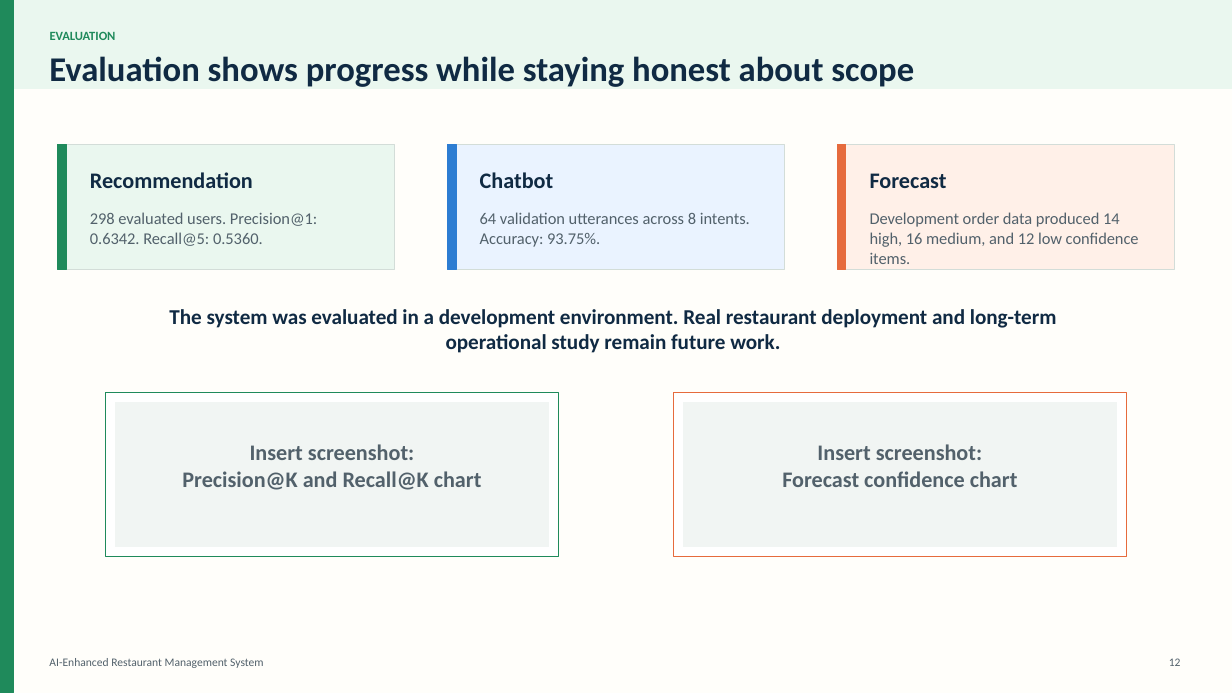
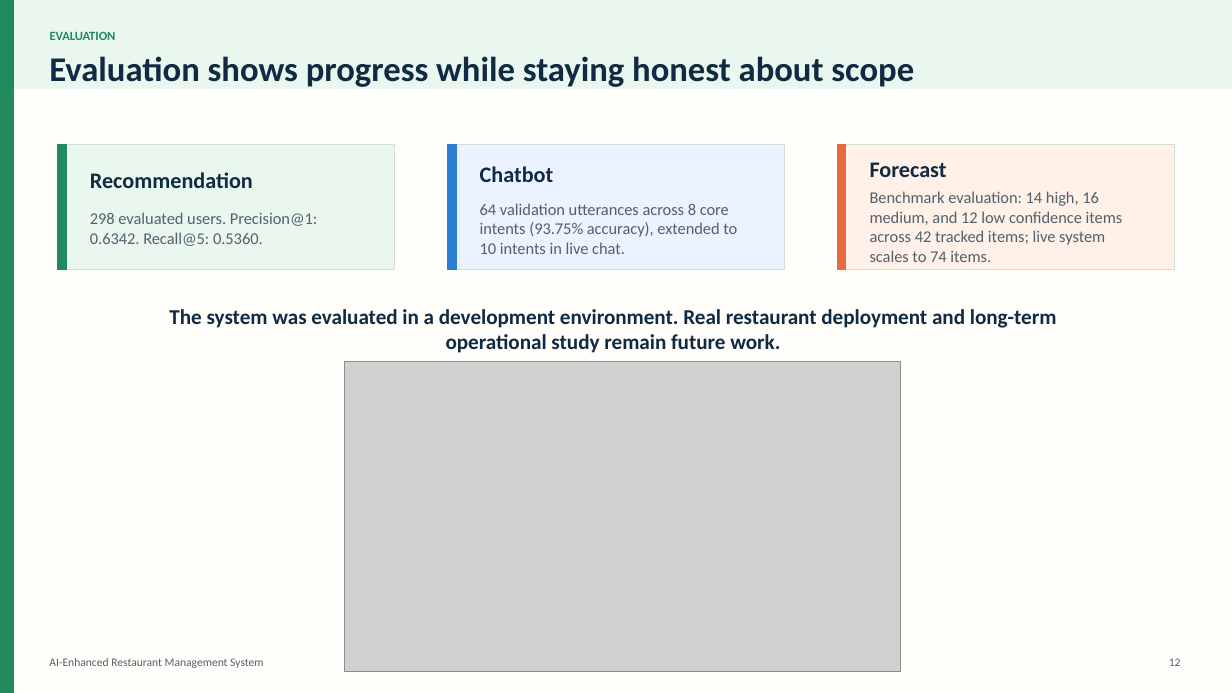
Before and after one commit to PaulElielk/restaurant-management-master, a slide deck: slide 12 of capstone_presentation_ai_restaurant_system_visual.pptx. Drawn at 1232x693 pixels with LibreOffice and Linux fonts; fonts in the diff are those of the drawing; grey boxes stand for pictures. Boxes give left, top, right and bottom in pixels: in the first picture for what was removed or moved away, otherwise in the second. Text is boxed around its words. In the diff, an @@ line names an element or a change of style, - is before the commit and + after.

```diff
--- a/capstone_presentation_ai_restaurant_system_visual.pptx
+++ b/capstone_presentation_ai_restaurant_system_visual.pptx
@@ text "Chatbot" moved from (x1=480, y1=172, x2=554, y2=188) to (x1=480, y1=166, x2=554, y2=182) @@
@@ text "Forecast" moved from (x1=870, y1=173, x2=947, y2=188) to (x1=870, y1=162, x2=947, y2=177) @@
@@ text at (x1=480, y1=203, x2=737, y2=254): text changed @@
-64 validation utterances across 8 intents. Accuracy: 93.75%.
+64 validation utterances across 8 core intents (93.75% accuracy), extended to 10 intents in live chat.
@@ text at (x1=870, y1=191, x2=1123, y2=262): text changed @@
-Development order data produced 14 high, 16 medium, and 12 low confidence items.
+Benchmark evaluation: 14 high, 16 medium, and 12 low confidence items across 42 tracked items; live system scales to 74 items.
@@ picture added at (x1=345, y1=361, x2=900, y2=672) @@
@@ rectangle removed at (x1=106, y1=393, x2=559, y2=556) @@
@@ rectangle removed at (x1=116, y1=402, x2=549, y2=546) @@
@@ rectangle removed at (x1=674, y1=393, x2=1127, y2=556) @@
@@ rectangle removed at (x1=684, y1=402, x2=1117, y2=546) @@
@@ text removed at (x1=182, y1=444, x2=482, y2=490) @@
-Insert screenshot:
-Precision@K and Recall@K chart
@@ text removed at (x1=782, y1=444, x2=1018, y2=487) @@
-Insert screenshot:
-Forecast confidence chart
```
Also in this commit, not shown: 9 other slides changed, 3 slides added, 2 slides removed, 17 other files.
